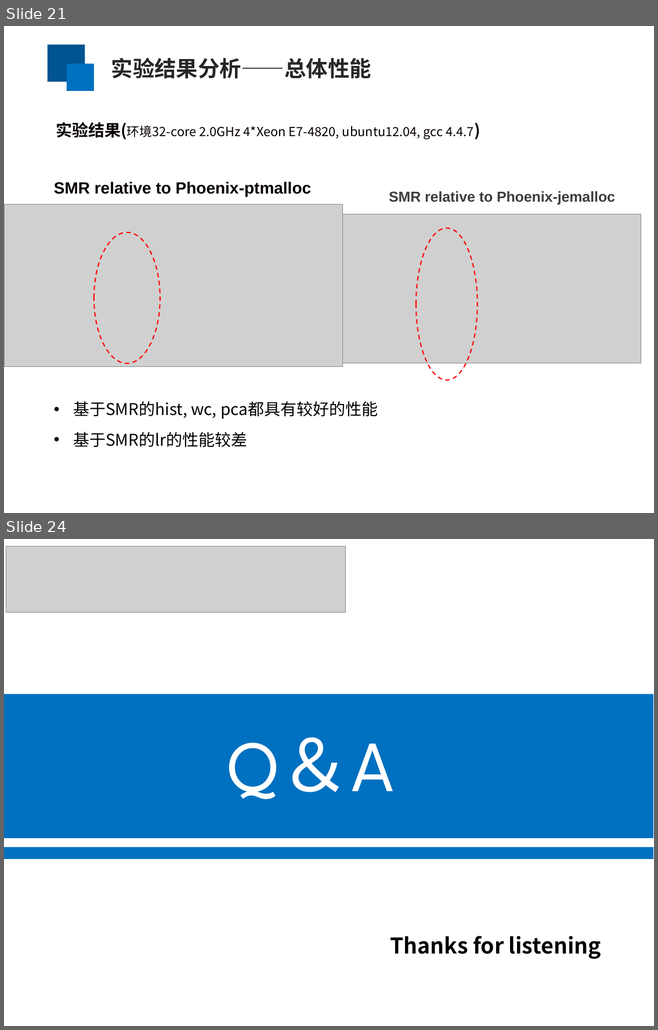
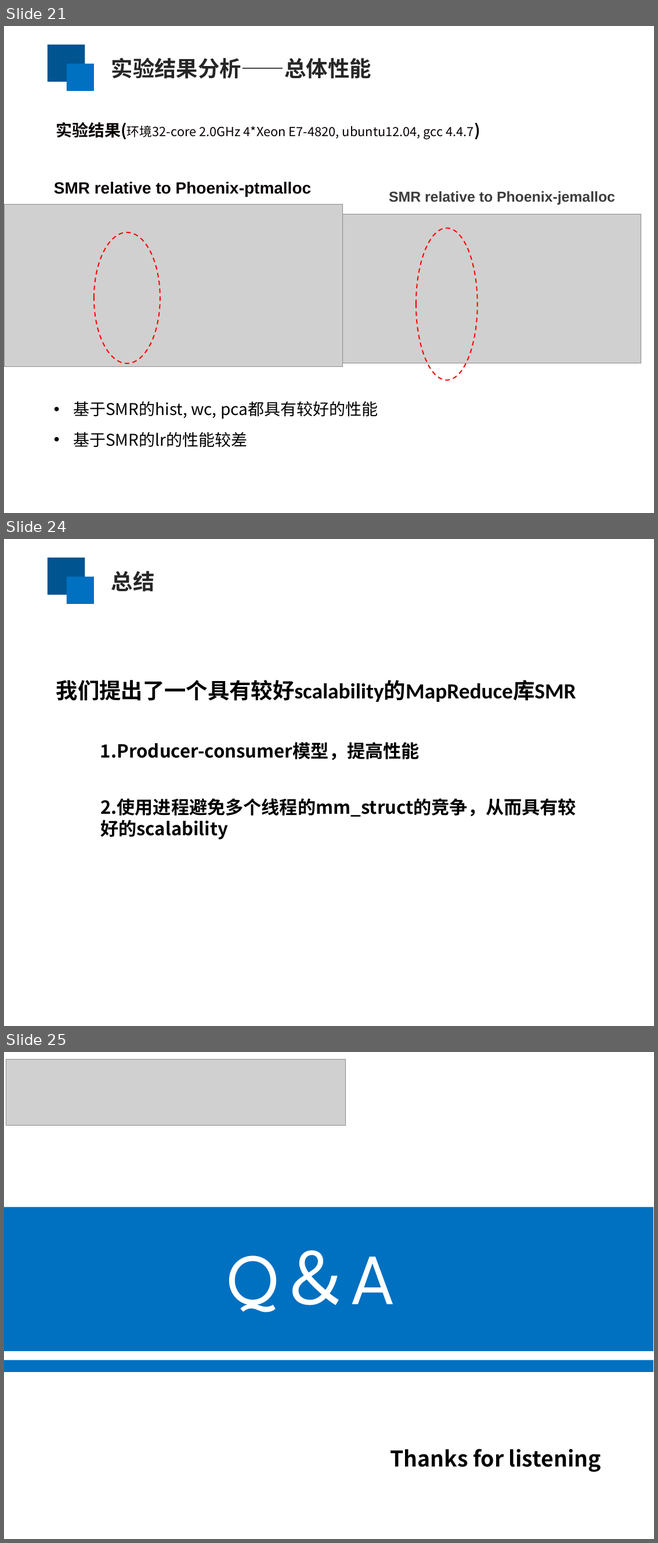
Before and after one commit to yufenyu/work, a slide deck: dmr_paper/paper/chinaSys-2016.ppt. Shown one above the other, each under a label of ours: slides 21 and 24 before the commit, slides 21, 24 and 25 after it; the slides between them are not shown. The pictures are 658x1030 and 658x1543 pixels, drawn with LibreOffice and Linux fonts; fonts in the diff are those of the drawing; grey boxes stand for pictures. Boxes give left, top, right and bottom in pixels: in the first picture for what was removed or moved away, otherwise in the second. Text is boxed around its words. In the diff, an @@ line names an element or a change of style, - is before the commit and + after.

```diff
--- a/dmr_paper/paper/chinaSys-2016.ppt
+++ b/dmr_paper/paper/chinaSys-2016.ppt
@@ slide 24 added at (4, 539, 654, 1026), background #FFFFFF @@
@@ rectangle added at (48, 558, 85, 595), fill #005490 @@
@@ text added at (111, 571, 155, 592), 24 pt, text #262626, bold @@
+总结
@@ rectangle added at (67, 577, 94, 604), fill #0070C0 @@
@@ text added at (56, 680, 576, 702), 24 pt, text #000000, bold @@
+我们提出了一个具有较好scalability的MapReduce库SMR
@@ text added at (100, 742, 419, 760), 20 pt, text #000000, bold @@
+1.Producer-consumer模型，提高性能
@@ text added at (100, 798, 576, 839), 20 pt, text #000000, bold @@
+2.使用进程避免多个线程的mm_struct的竞争，从而具有较好的scalability
@@ what was slide 24 is now slide 25 @@
```
Also in this commit, not shown: 2 slides changed.
